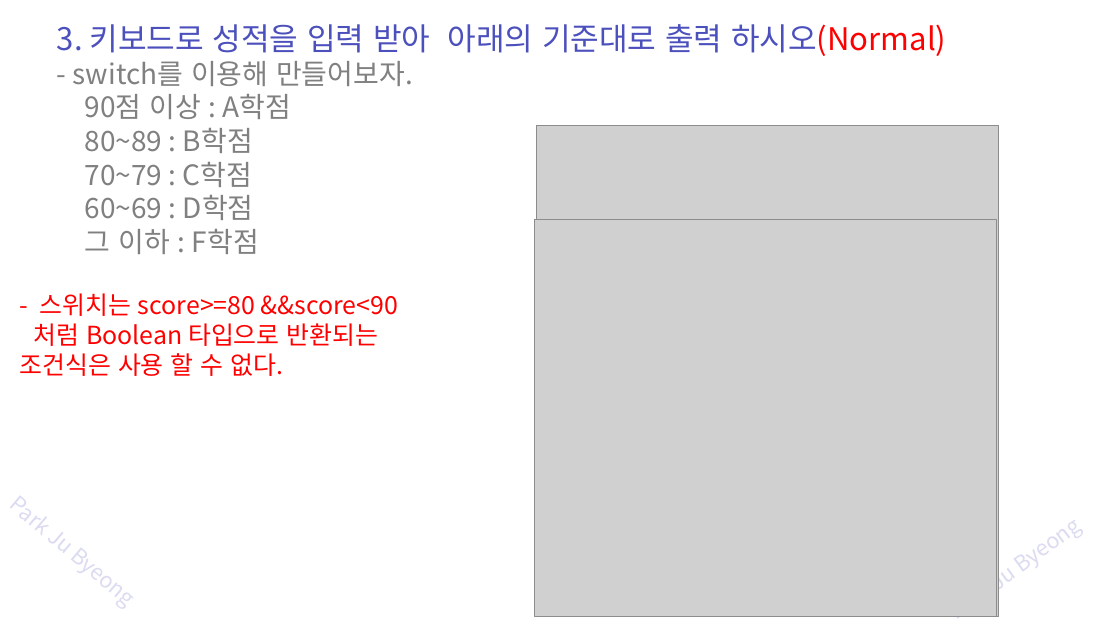
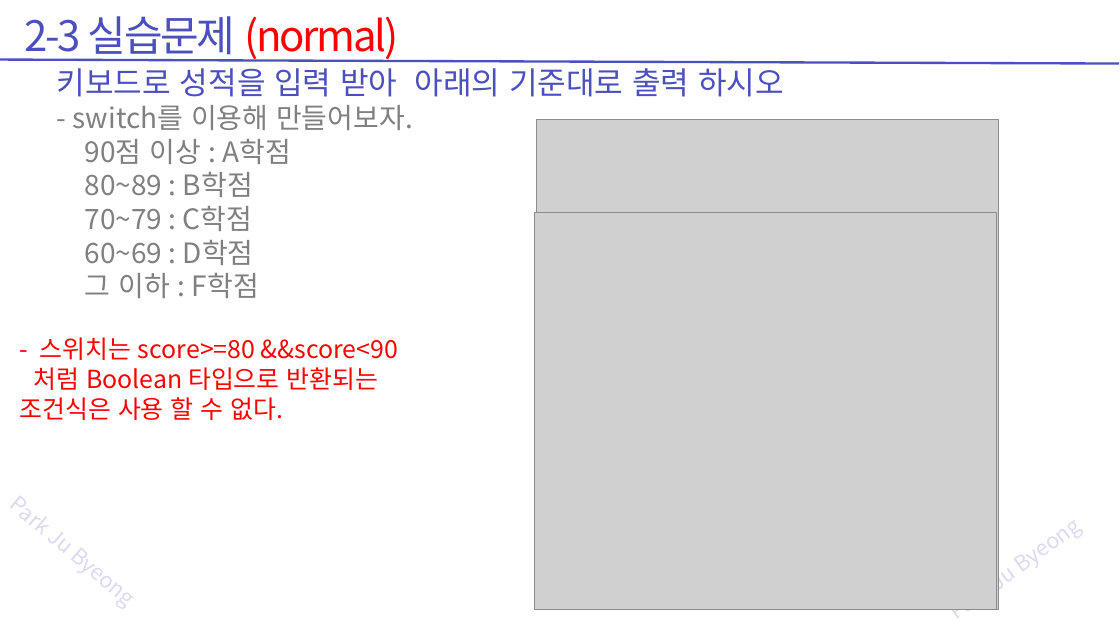
Before and after one commit to zest132/JavaLecture, a slide deck: slide 19 of JavaLecture/LectureFile/java 3강 조건문_정답.pptx (slide 17 before the commit). Drawn at 1120x630 pixels with LibreOffice and Linux fonts; fonts in the diff are those of the drawing; grey boxes stand for pictures. Boxes give left, top, right and bottom in pixels: in the first picture for what was removed or moved away, otherwise in the second. Text is boxed around its words. In the diff, an @@ line names an element or a change of style, - is before the commit and + after.

```diff
--- a/JavaLecture/LectureFile/java 3강 조건문_정답.pptx
+++ b/JavaLecture/LectureFile/java 3강 조건문_정답.pptx
@@ text added at <box>24,16,399,62</box>, 54 pt, text #FF0000 @@
+2-3 실습문제 (normal)
@@ line added from (1119, 63) to (0, 59), #4C50BC 3 pt @@
@@ text "키보드로 성적을 입력 받아 아래의 ...": place and size @@
-text "키보드로 성적을 입력 받아 아래의 ..." at <box>57,24,946,254</box>
+text "키보드로 성적을 입력 받아 아래의 ..." at <box>57,62,784,298</box>
@@ text at <box>57,62,784,97</box>: text changed @@
-3. 키보드로 성적을 입력 받아 아래의 기준대로 출력 하시오(Normal)
+키보드로 성적을 입력 받아 아래의 기준대로 출력 하시오
@@ picture: place and size @@
-picture at <box>536,125,998,616</box>
+picture at <box>536,119,998,609</box>
@@ picture: place and size @@
-picture at <box>534,219,996,616</box>
+picture at <box>534,212,996,609</box>
@@ text "- 스위치는 score>=80 &&score<90": place and size @@
-text "- 스위치는 score>=80 &&score<90" at <box>20,293,398,376</box>
+text "- 스위치는 score>=80 &&score<90" at <box>20,337,398,420</box>
```
Also in this commit, not shown: 25 other slides changed, 4 slides added, 1 slide removed, 5 other files.
